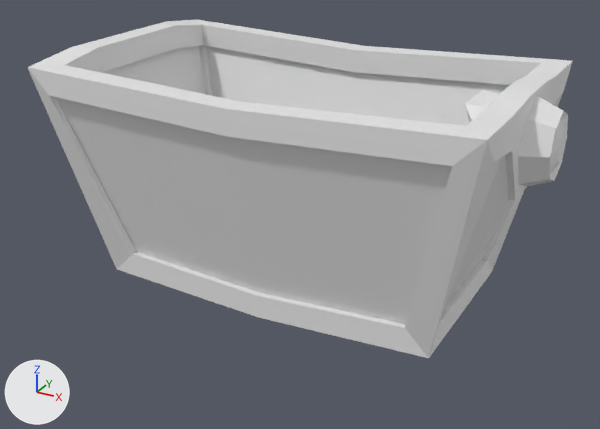
What one commit did to the glTF model Test/Resources/Trolley/Trolley/Trolley.gltf.
The view is the same before and after, from a 50 mm camera at (4.3, -8.58, 5.84) aimed at (-0.32, -0.19, 1.64). Arrows for +X, +Y and +Z are at lower left; the lights stay in place. The picture after the commit comes second. Where no turn or scale is listed for an object, it has been applied to the vertices.

The first picture shows 'Trolley'.
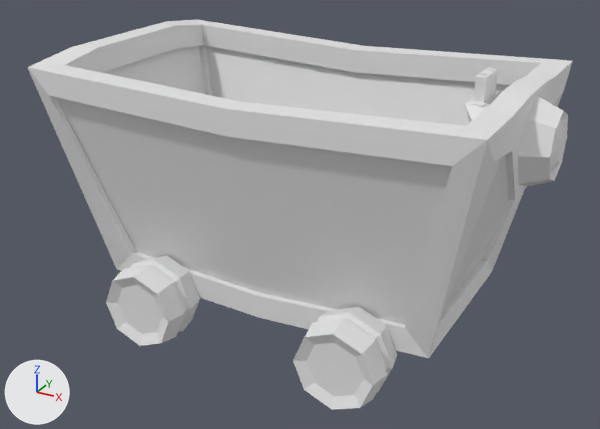
Where the change shows, as pixel boxes [x1, y1, x2, y2] in the pictures (600 x 429 px):
'円柱', added: after [293, 307, 397, 410]
'円柱.001', added: after [106, 255, 200, 346]
'立方体.001', added: after [469, 68, 500, 107]

Edits to the bpy script that builds the scene:
```text
Add me_立方体_001:
    me_立方体_001.from_pydata(...)  # 64 vertices, 124 faces; spans x 1.764..1.921, y -0.285..0.306, z 3.324..3.685
Add me_円柱_004:
    me_円柱_004.from_pydata(...)  # 128 vertices, 248 faces; spans x -2.24..-1.17, y -1.8..1.82, z 0.13..1.2
Add me_円柱_001:
    me_円柱_001.from_pydata(...)  # 128 vertices, 248 faces; spans x 0.43..1.5, y -1.8..1.82, z 0.13..1.2
Add ob_立方体_001:
    ob_立方体_001 = bpy.data.objects.new('立方体.001', me_立方体_001)
    ob_立方体_001.location = (0.0, 0.0, 0.0)
Add ob_円柱_001:
    ob_円柱_001 = bpy.data.objects.new('円柱.001', me_円柱_004)
    ob_円柱_001.location = (0.0, 0.0, 0.0)
Add ob_円柱:
    ob_円柱 = bpy.data.objects.new('円柱', me_円柱_001)
    ob_円柱.location = (0.0, 0.0, 0.0)
```
